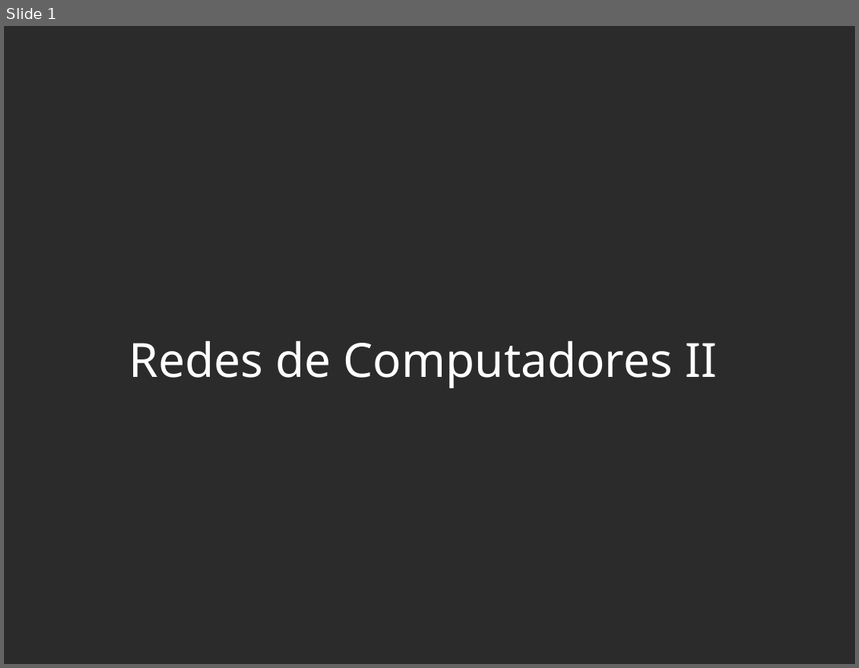
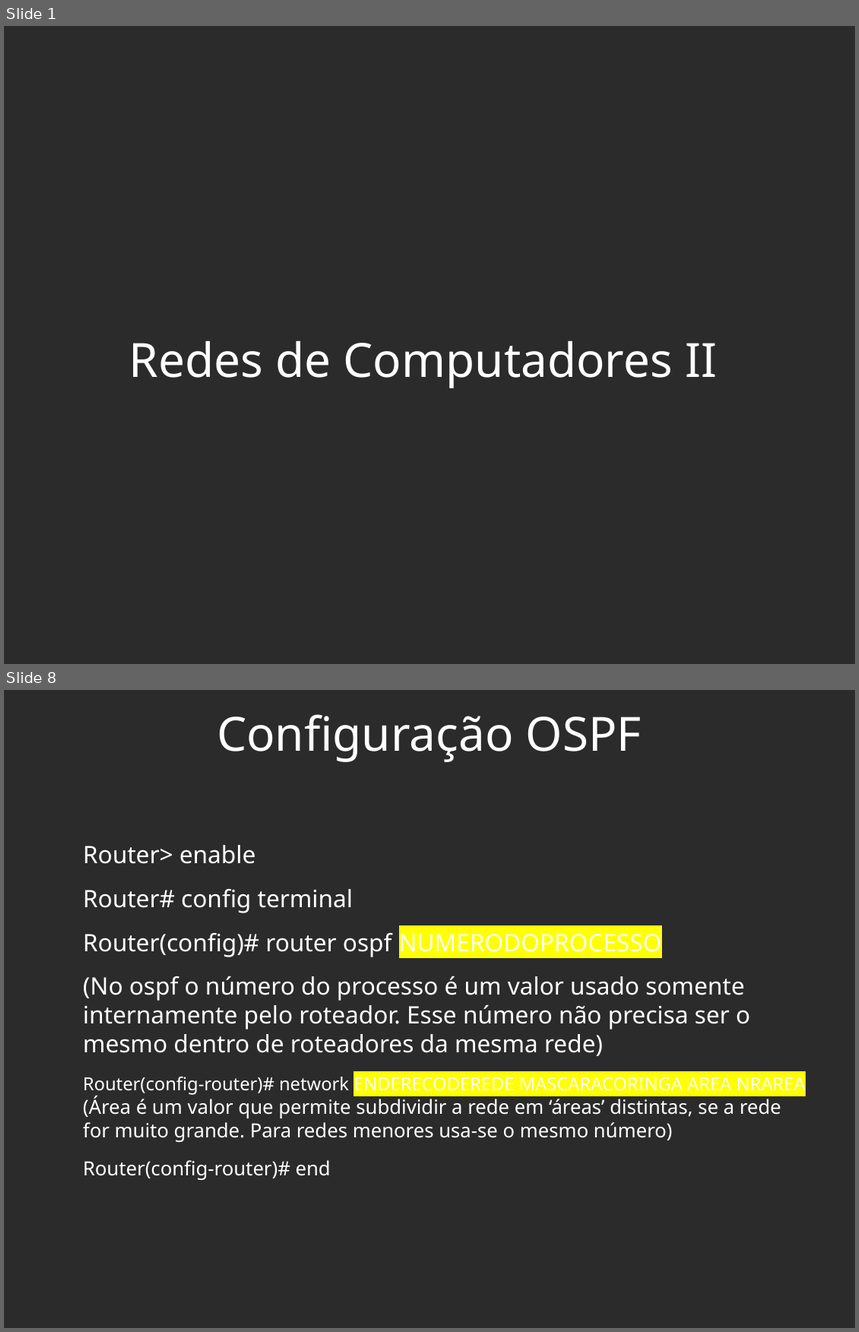
Before and after one commit to viniciusalveshax/aulas, a slide deck: redes-2/pdf12-roteadores4-rotas-dinamicas2/pdf12-roteadores4-rotas-dinamicas2.odp. Shown one above the other, each under a label of ours: slide 1 before the commit, slides 1 and 8 after it; the slides between them are not shown. The pictures are 859x668 and 859x1332 pixels, drawn with LibreOffice and Linux fonts; fonts in the diff are those of the drawing; background and template pictures are left out; a plain dark background stands for a picture behind light text. Boxes give left, top, right and bottom in pixels: in the first picture for what was removed or moved away, otherwise in the second. Text is boxed around its words. In the diff, an @@ line names an element or a change of style, - is before the commit and + after.

```diff
--- a/redes-2/pdf12-roteadores4-rotas-dinamicas2/pdf12-roteadores4-rotas-dinamicas2.odp
+++ b/redes-2/pdf12-roteadores4-rotas-dinamicas2/pdf12-roteadores4-rotas-dinamicas2.odp
@@ slide 8 added at [4,690,855,1328], background picture (left out) @@
@@ title added at [217,714,642,762], 44 pt, text #FFFFFF @@
+Configuração OSPF
@@ text added at [83,845,806,1180], 22.4 pt, text #FFFFFF @@
+Router> enable
+Router# config terminal
+Router(config)# router ospf NUMERODOPROCESSO
+(No ospf o número do processo é um valor usado somente internamente pelo roteador. Esse número não precisa ser o mesmo dentro de roteadores da mesma rede)
+Router(config-router)# network ENDERECODEREDE MASCARACORINGA AREA NRAREA
+(Área é um valor que permite subdividir a rede em ‘áreas’ distintas, se a rede for muito grande. Para redes menores usa-se o mesmo número)
+Router(config-router)# end
```
Also in this commit, not shown: 4 slides changed, 8 other slides added, 20 slides removed, 3 other files.
